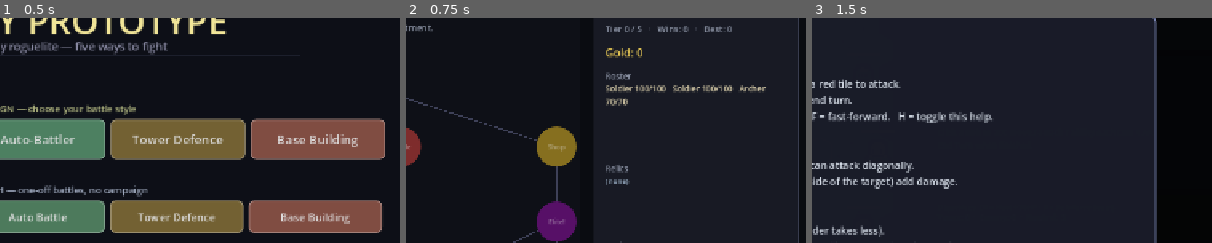
Above: before the commit, frames 1-3 (left to right).
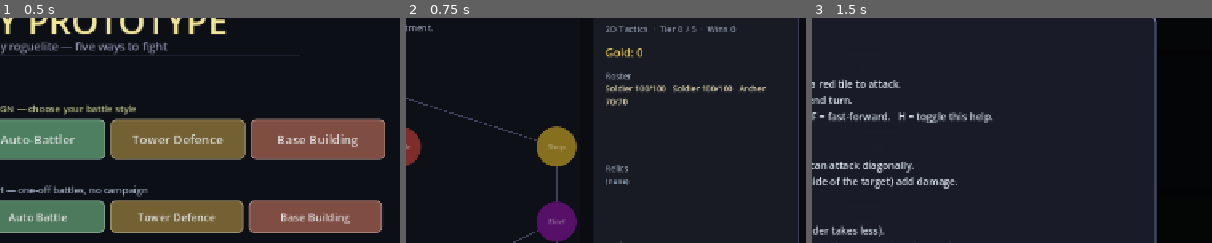
Above: after the commit, the same moments.

Repository: kabuumu/strategy-prototype
Game: Godot game, scene res://src/title/title.tscn
Two runs of this game, one before a commit and one after it. Both use one fixed random seed, a clock stepped at 60 frames per second and the inputs below.
Inputs:
- Up to frame 1 (0.5 s): no input
- Up to frame 2 (0.75 s): click "2D Tactics" at 0.5 s
- Up to frame 3 (1.5 s): click "Elite!" at 1.25 s
The pictures show only the part of the screen within x 45-95%, y 9-59%; the shares and areas given below are measured in that part.

Frame 1 is identical in both runs. In frame 2, 0.4% of the frame differs, in the area x 50-83%, y 3-7%; in frame 3, nothing differs.

Commit message:
Map: show the run's battle style in the Run panel
With five very different campaign battle modes, the overworld now names the
active one (e.g. "Tower Defence · Tier 2 / 5 · Wins 3") so the player knows how
the next fight will play before committing to a node.

Co-Authored-By: Claude Opus 4.8 <noreply@anthropic.com>

Diff:
--- a/src/level_select/level_select.gd
+++ b/src/level_select/level_select.gd
@@ -298,6 +298,15 @@
 # ---------------------------------------------------------------------------
 # Refresh state
 # ---------------------------------------------------------------------------
+# Friendly name for the run's battle style (shown in the Run panel).
+func _battle_mode_name() -> String:
+	match GameManager.battle_mode:
+		"3d":   return "3D Real-Time"
+		"auto": return "Auto-Battler"
+		"td":   return "Tower Defence"
+		"base": return "Base Building"
+		_:      return "2D Tactics"
+
 func _refresh() -> void:
 	var reachable := GameManager.get_reachable_indices()
 	var cur_tier := GameManager.current_tier
@@ -334,9 +343,8 @@
 	_roster_label.text = _roster_text()
 	_gold_label.text   = "Gold: %d" % GameManager.gold
 	_relics_label.text = _relics_text()
-	_depth_label.text  = "Tier %d / %d   ·   Wins: %d   ·   Best: %d" % [
-		cur_tier, GameManager.MAP_TIERS,
-		GameManager.battles_won, GameManager.best_streak_ever
+	_depth_label.text  = "%s  ·  Tier %d / %d  ·  Wins %d" % [
+		_battle_mode_name(), cur_tier, GameManager.MAP_TIERS, GameManager.battles_won
 	]
 	if _node_detail_label != null and _node_detail_label.text == "":
 		var reach: Array = GameManager.get_reachable_indices()
